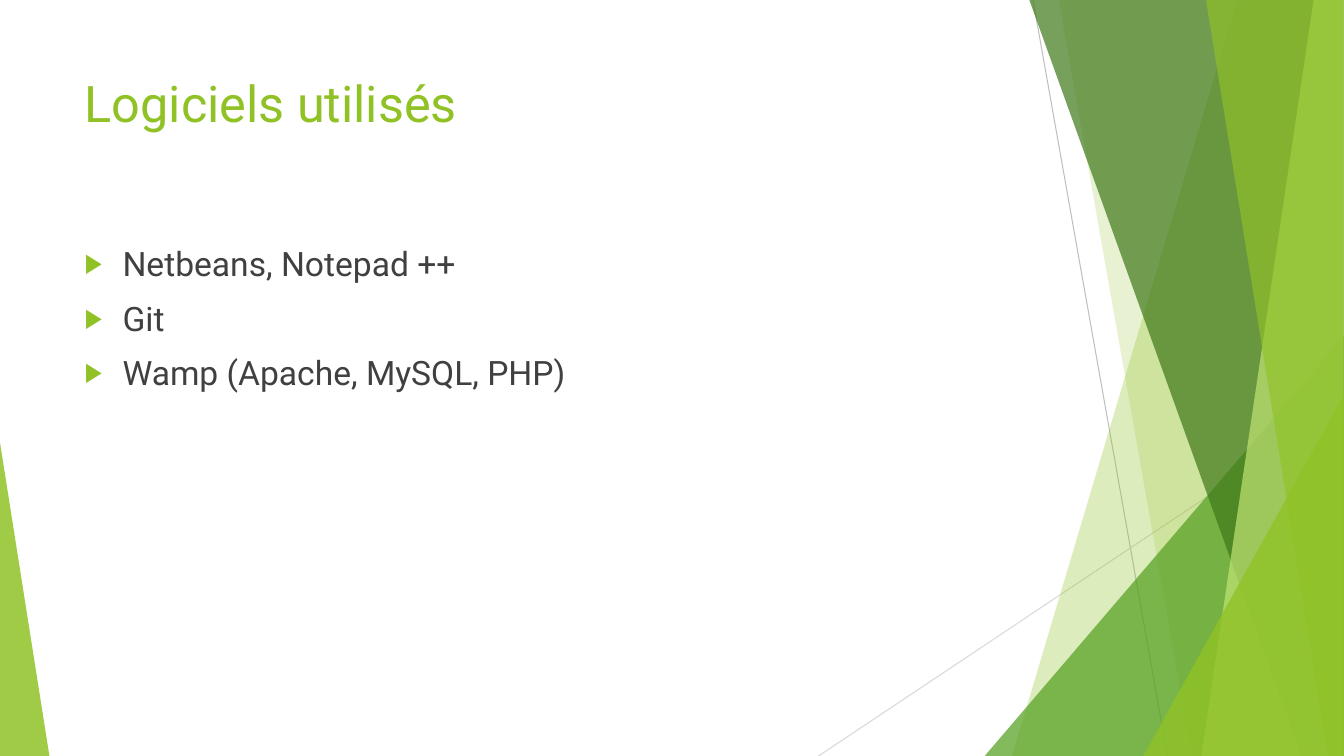
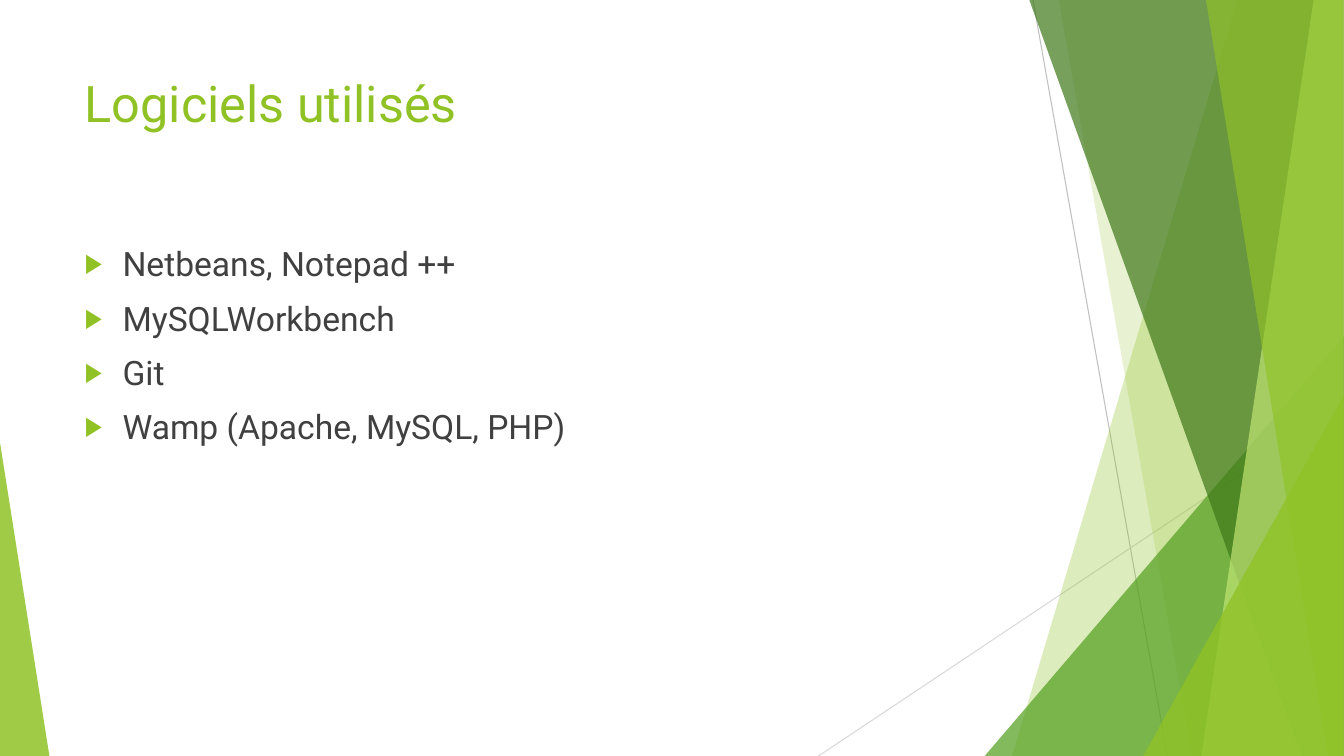
Before and after one commit to mat35770/projet-site, a slide deck: slide 5 of Soutenance du projet.pptx. Drawn at 1344x756 pixels with LibreOffice and Linux fonts; fonts in the diff are those of the drawing. Boxes give left, top, right and bottom in pixels: in the first picture for what was removed or moved away, otherwise in the second. Text is boxed around its words. In the diff, an @@ line names an element or a change of style, - is before the commit and + after.

```diff
--- a/Soutenance du projet.pptx
+++ b/Soutenance du projet.pptx
@@ text at <box>123,306,395,338</box>: paragraph added @@
+▶ MySQLWorkbench
```
Also in this commit, not shown: 3 other slides changed, 3 slides added, 6 other files.
